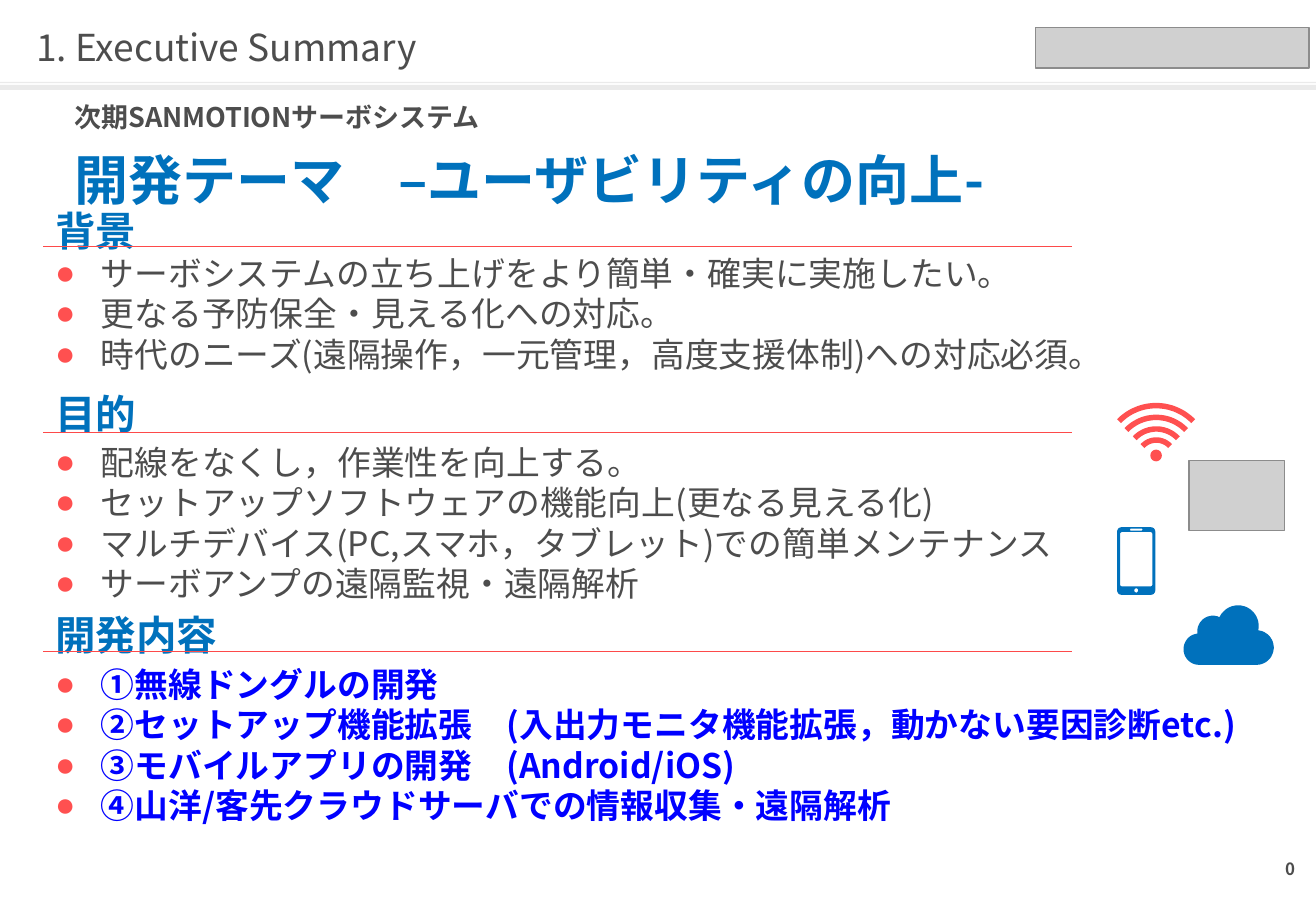
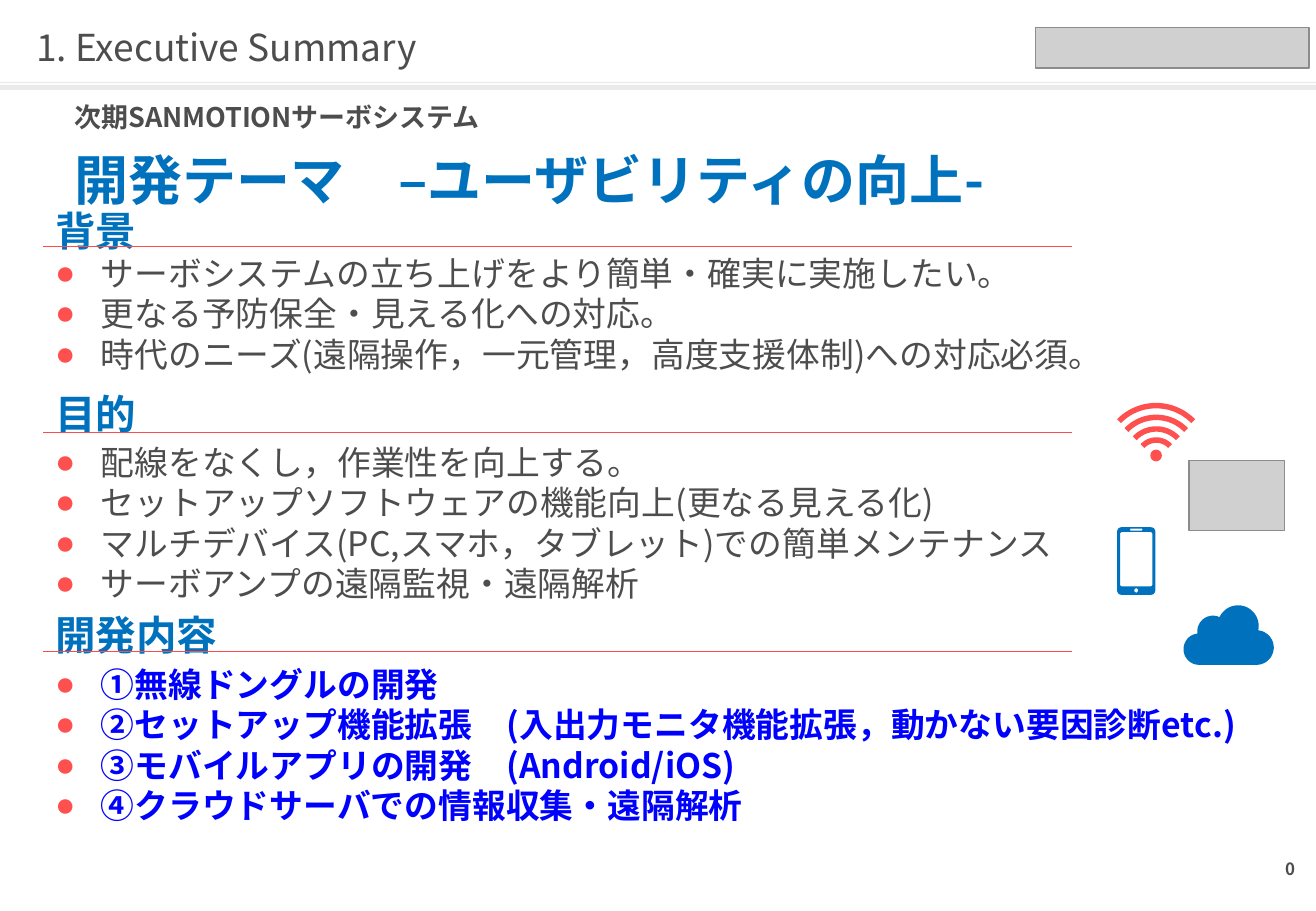
Before and after one commit to qzq03657/hellow-world, a slide deck: slide 1 of 次期サーボシステム_ユーザビリティ向上_藤沢案.pptx. Drawn at 1316x911 pixels with LibreOffice and Linux fonts; fonts in the diff are those of the drawing; grey boxes stand for pictures. Boxes give left, top, right and bottom in pixels: in the first picture for what was removed or moved away, otherwise in the second. Text is boxed around its words. In the diff, an @@ line names an element or a change of style, - is before the commit and + after.

```diff
--- a/次期サーボシステム_ユーザビリティ向上_藤沢案.pptx
+++ b/次期サーボシステム_ユーザビリティ向上_藤沢案.pptx
@@ text at (101,784,743,821): text changed @@
-● ④山洋/客先クラウドサーバでの情報収集・遠隔解析
+● ④クラウドサーバでの情報収集・遠隔解析
```
Also in this commit, not shown: 6 other slides changed, 1 other file.
